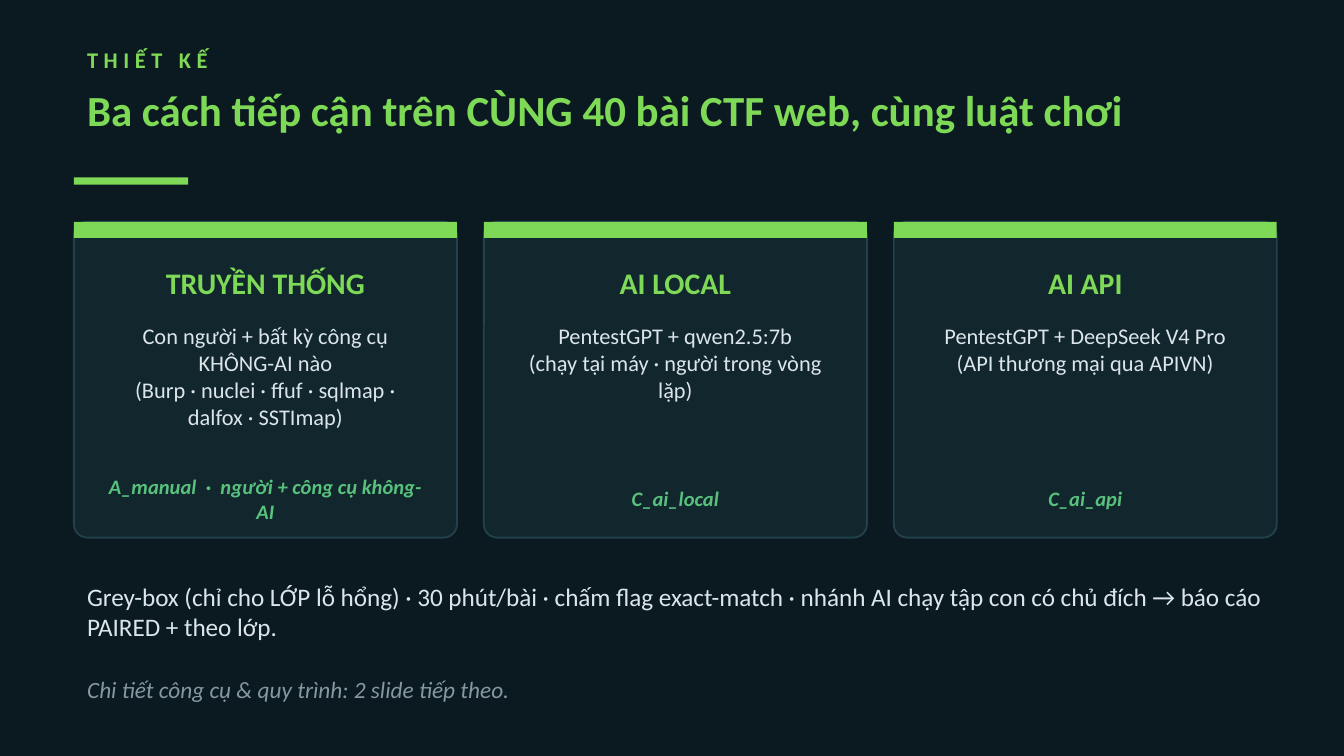
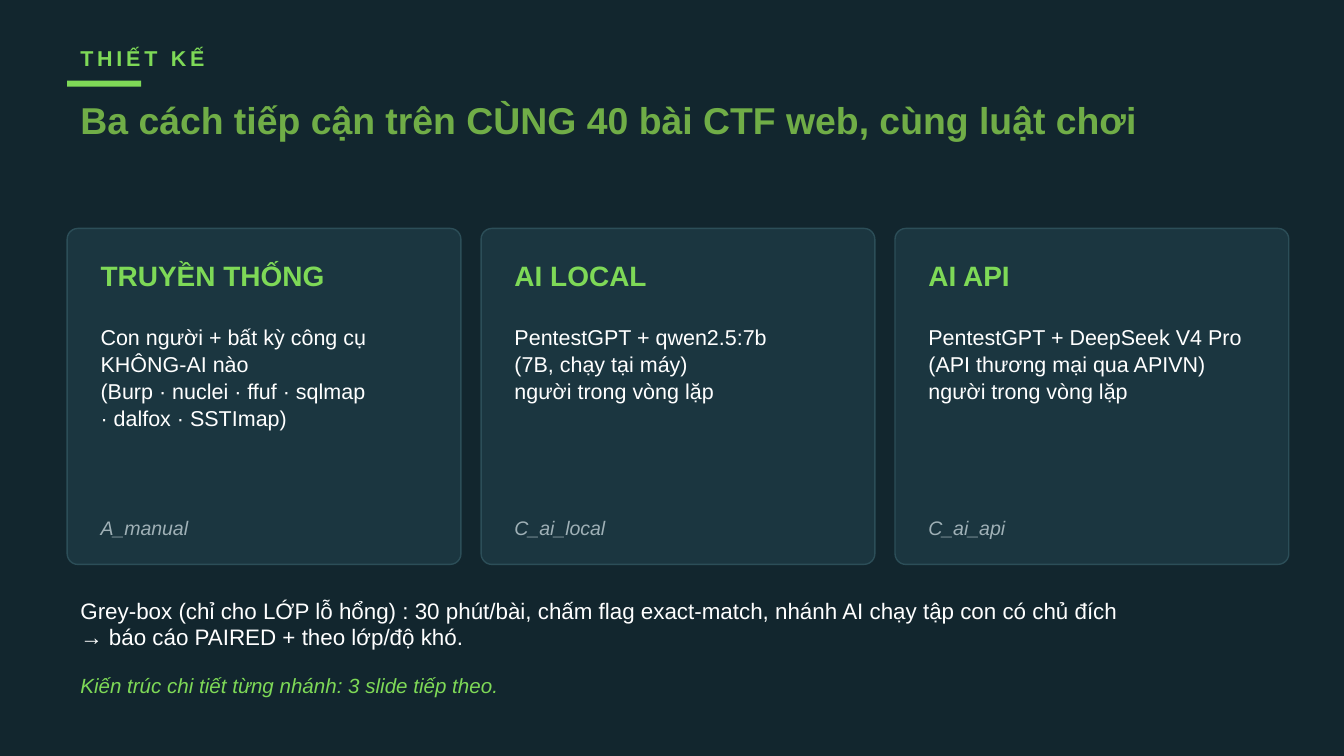
Before and after one commit to VuNguyenBinh/KLTN-FA26, a slide deck: slide 4 of Slide/KTLN_slide.pptx. Drawn at 1344x756 pixels with LibreOffice and Linux fonts; fonts in the diff are those of the drawing. Boxes give left, top, right and bottom in pixels: in the first picture for what was removed or moved away, otherwise in the second. Text is boxed around its words. In the diff, an @@ line names an element or a change of style, - is before the commit and + after.

```diff
--- a/Slide/KTLN_slide.pptx
+++ b/Slide/KTLN_slide.pptx
@@ background #0B1A20 to #12262E @@
@@ text "THIẾT KẾ": place and size @@
-text "THIẾT KẾ" at <box>87,49,208,68</box>
+text "THIẾT KẾ" at <box>80,49,205,66</box>
@@ text "THIẾT KẾ" at <box>80,49,205,66</box>: size 12 to 11.5 pt, font Calibri to Arial, letter spacing 3 to 2 pt @@
@@ rectangle: place and size @@
-rectangle at <box>74,177,188,185</box>
+rectangle at <box>67,81,141,86</box>
@@ text "Ba cách tiếp cận trên ...": place and size @@
-text "Ba cách tiếp cận trên ..." at <box>87,90,1123,134</box>
+text "Ba cách tiếp cận trên ..." at <box>80,105,1136,142</box>
@@ text "Ba cách tiếp cận trên ..." at <box>80,105,1136,142</box>: size 23 to 20 pt, font Calibri to Arial, text colour #7ED957 to #70AD47 @@
@@ rounded rectangle: place and size @@
-rounded rectangle at <box>74,222,457,538</box>
+rounded rectangle at <box>67,228,461,564</box>
@@ rectangle removed at <box>74,222,457,238</box> @@
@@ rounded rectangle: place and size @@
-rounded rectangle at <box>484,222,867,538</box>
+rounded rectangle at <box>481,228,875,564</box>
@@ rectangle removed at <box>484,222,867,238</box> @@
@@ rectangle removed at <box>894,222,1277,238</box> @@
@@ fill #12262E to #1B3640; outline #22414C 1 pt to #2C4E58 0.75 pt; proportions changed in 3 elements at <box>67,228,461,564</box>, <box>481,228,875,564</box>, <box>895,228,1289,564</box> @@
@@ rounded rectangle: place and size @@
-rounded rectangle at <box>894,222,1277,538</box>
+rounded rectangle at <box>895,228,1289,564</box>
@@ text "TRUYỀN THỐNG": place and size @@
-text "TRUYỀN THỐNG" at <box>166,269,365,294</box>
+text "TRUYỀN THỐNG" at <box>101,264,324,287</box>
@@ text "AI LOCAL": place and size @@
-text "AI LOCAL" at <box>620,274,731,294</box>
+text "AI LOCAL" at <box>514,266,646,287</box>
@@ size 16 to 15 pt, font Calibri to Arial; alignment centre to left in 3 elements at <box>101,264,324,287</box>, <box>514,266,646,287</box>, <box>928,266,1010,286</box> @@
@@ text "AI API": place and size @@
-text "AI API" at <box>1048,274,1123,294</box>
+text "AI API" at <box>928,266,1010,286</box>
@@ text at <box>101,328,366,431</box>: text changed; size 12 to 11.5 pt; font Calibri to Arial; text colour #DCE6EA to #FFFFFF @@
-Con người + bất kỳ công cụ KHÔNG-AI nào
-(Burp · nuclei · ffuf · sqlmap · dalfox · SSTImap)
+Con người + bất kỳ công cụ
+KHÔNG-AI nào
+(Burp · nuclei · ffuf · sqlmap
+· dalfox · SSTImap)
@@ text at <box>514,329,767,350</box>: size 12 to 11.5 pt, font Calibri to Arial, text colour #DCE6EA to #FFFFFF in "PentestGPT + qwen2.5:7b"; alignment centre to left; line spacing 1 to 1.05 @@
@@ text at <box>928,329,1241,377</box>: size 12 to 11.5 pt, font Calibri to Arial, text colour #DCE6EA to #FFFFFF in "PentestGPT + DeepSeek V4 Pro", "(API thương mại qua APIVN)"; alignment centre to left; line spacing 1 to 1.05 @@
@@ text at <box>514,356,714,404</box>: text changed; size 12 to 11.5 pt; font Calibri to Arial; text colour #DCE6EA to #FFFFFF @@
-(chạy tại máy · người trong vòng lặp)
+(7B, chạy tại máy)
+người trong vòng lặp
@@ text at <box>928,383,1128,404</box>: paragraph added @@
+người trong vòng lặp
@@ text "C_ai_local": place and size @@
-text "C_ai_local" at <box>632,491,719,509</box>
+text "C_ai_local" at <box>514,521,605,538</box>
@@ text "C_ai_local" at <box>514,521,605,538</box>: size 11 to 10.5 pt, font Calibri to Arial, text colour #58C27D to #9FB0B6, bold off; alignment centre to left @@
@@ text "C_ai_api" at <box>928,521,1005,539</box>: size 11 to 10.5 pt, font Calibri to Arial, text colour #58C27D to #9FB0B6, bold off; alignment centre to left @@
@@ text "C_ai_api": place and size @@
-text "C_ai_api" at <box>1048,491,1122,509</box>
+text "C_ai_api" at <box>928,521,1005,539</box>
@@ text at <box>101,521,189,538</box>: text changed; size 11 to 10.5 pt; font Calibri to Arial; text colour #58C27D to #9FB0B6; bold off @@
-A_manual · người + công cụ không-AI
+A_manual
@@ text at <box>80,601,1117,650</box>: text changed; size 13.5 to 12 pt; font Calibri to Arial; text colour #DCE6EA to #FFFFFF @@
-Grey-box (chỉ cho LỚP lỗ hổng) · 30 phút/bài · chấm flag exact-match · nhánh AI chạy tập con có chủ đích → báo cáo PAIRED + theo lớp.
+Grey-box (chỉ cho LỚP lỗ hổng) : 30 phút/bài, chấm flag exact-match, nhánh AI chạy tập con có chủ đích
+→ báo cáo PAIRED + theo lớp/độ khó.
@@ text at <box>80,677,498,698</box>: text changed; size 12.5 to 11 pt; font Calibri to Arial; text colour #8498A2 to #7ED957 @@
-Chi tiết công cụ & quy trình: 2 slide tiếp theo.
+Kiến trúc chi tiết từng nhánh: 3 slide tiếp theo.
```
Also in this commit, not shown: 6 other slides changed, 14 slides added, 10 slides removed.
